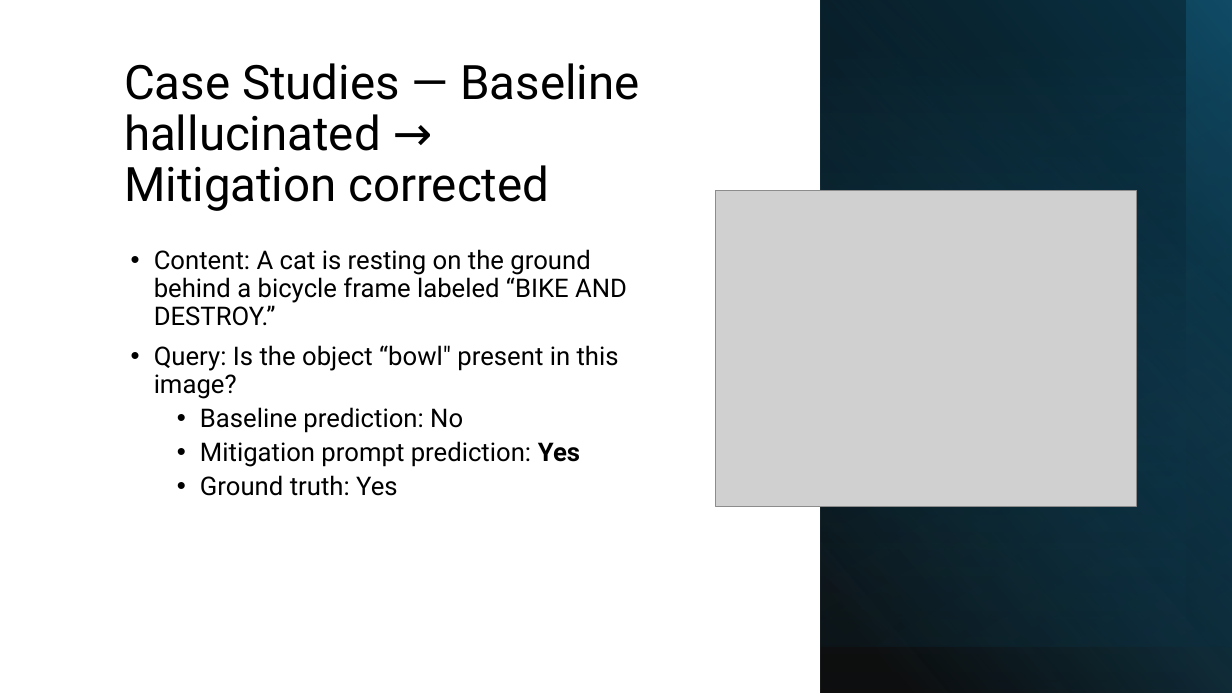
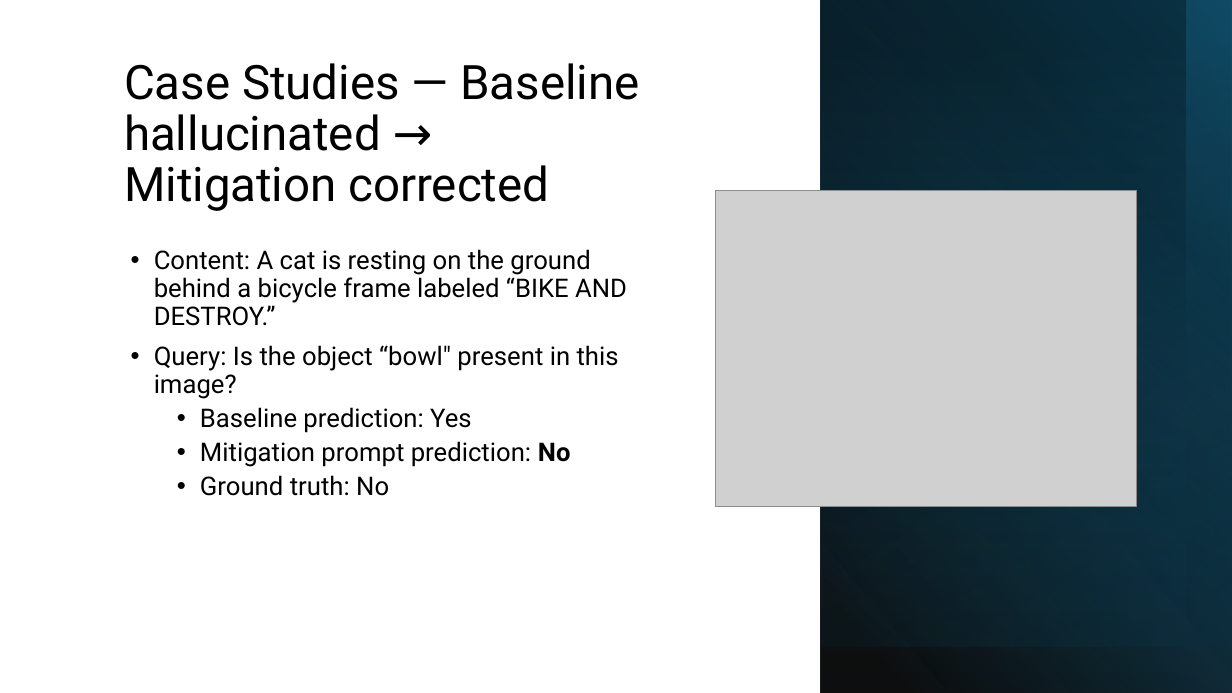
Before and after one commit to xxiao053/MRP--Mini-Research-Problem, a slide deck: slide 10 of presentation/A Scalable Workflow for Evaluating Object Hallucination in Multimodal LLMs.pptx. Drawn at 1232x693 pixels with LibreOffice and Linux fonts; fonts in the diff are those of the drawing; grey boxes stand for pictures. Boxes give left, top, right and bottom in pixels: in the first picture for what was removed or moved away, otherwise in the second. Text is boxed around its words. In the diff, an @@ line names an element or a change of style, - is before the commit and + after.

```diff
--- a/presentation/A Scalable Workflow for Evaluating Object Hallucination in Multimodal LLMs.pptx
+++ b/presentation/A Scalable Workflow for Evaluating Object Hallucination in Multimodal LLMs.pptx
@@ text at bbox=[200, 407, 571, 496]: text changed @@
-  • Baseline prediction: No
-  • Mitigation prompt prediction: Yes
-  • Ground truth: Yes
+  • Baseline prediction: Yes
+  • Mitigation prompt prediction: No
+  • Ground truth: No
```
Also in this commit, not shown: 2 other slides changed, 1 other file.
